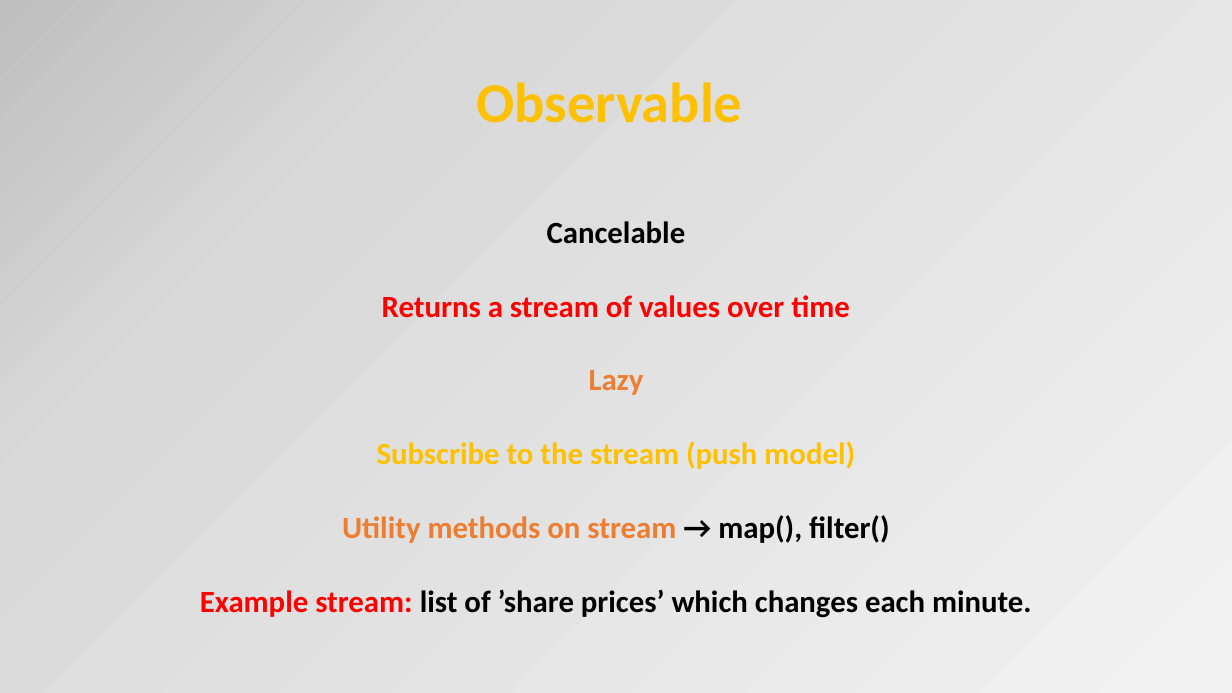
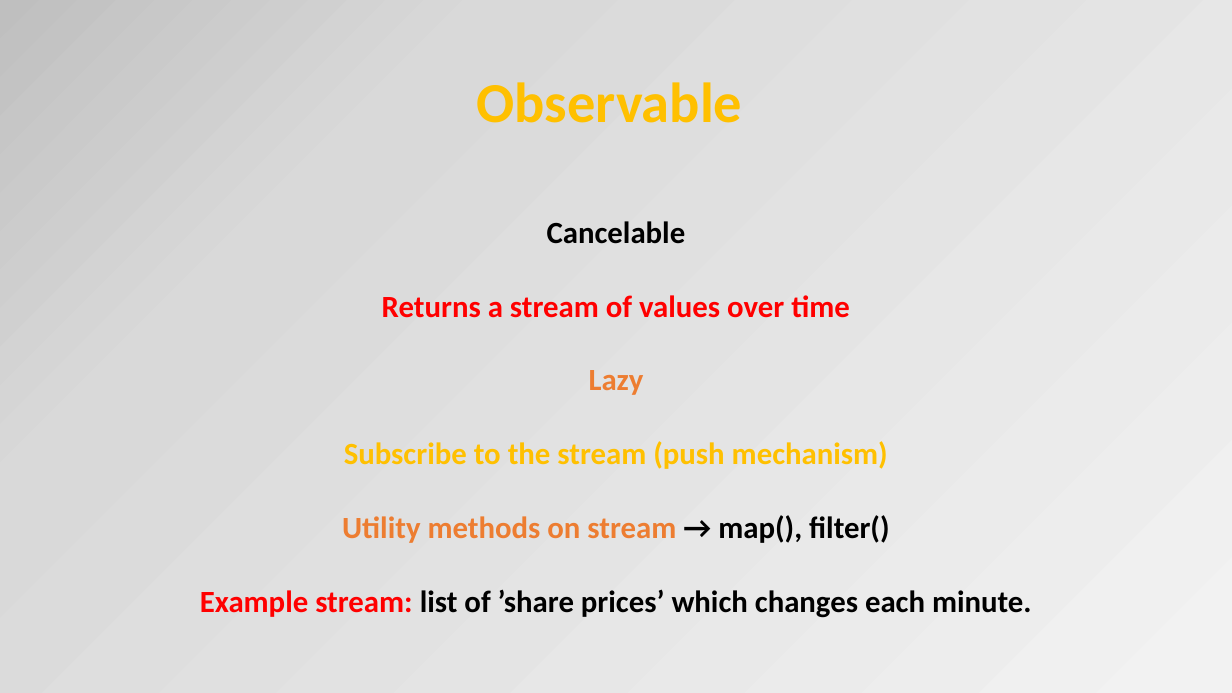
Before and after one commit to petereijgermans11/frontend-cursus, a slide deck: slide 23 of frontend-cursus/ 8 - Angular.pptx (slide 21 before the commit). Drawn at 1232x693 pixels with LibreOffice and Linux fonts; fonts in the diff are those of the drawing. Boxes give left, top, right and bottom in pixels: in the first picture for what was removed or moved away, otherwise in the second. Text is boxed around its words. In the diff, an @@ line names an element or a change of style, - is before the commit and + after.

```diff
--- a/frontend-cursus/ 8 - Angular.pptx
+++ b/frontend-cursus/ 8 - Angular.pptx
@@ text at (x1=344, y1=441, x2=888, y2=469): text changed @@
-Subscribe to the stream (push model)
+Subscribe to the stream (push mechanism)
```
Also in this commit, not shown: 8 other slides changed, 4 slides added, 1 slide removed, 10 other files.
